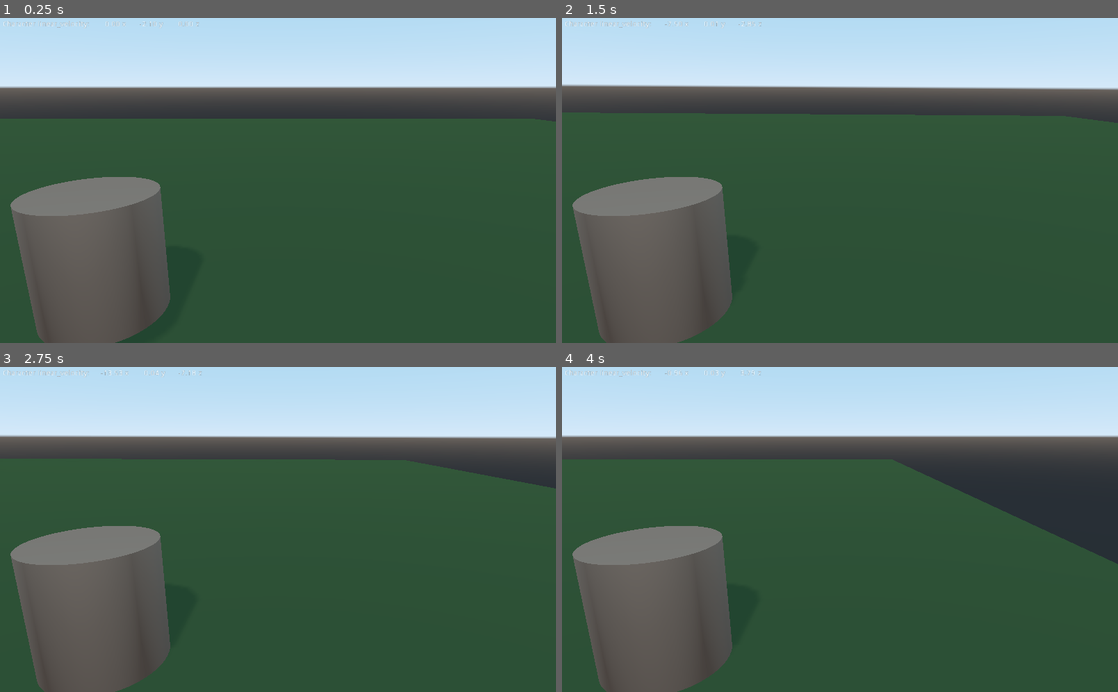
Above: before the commit, frames 1-4 (two rows, left to right).
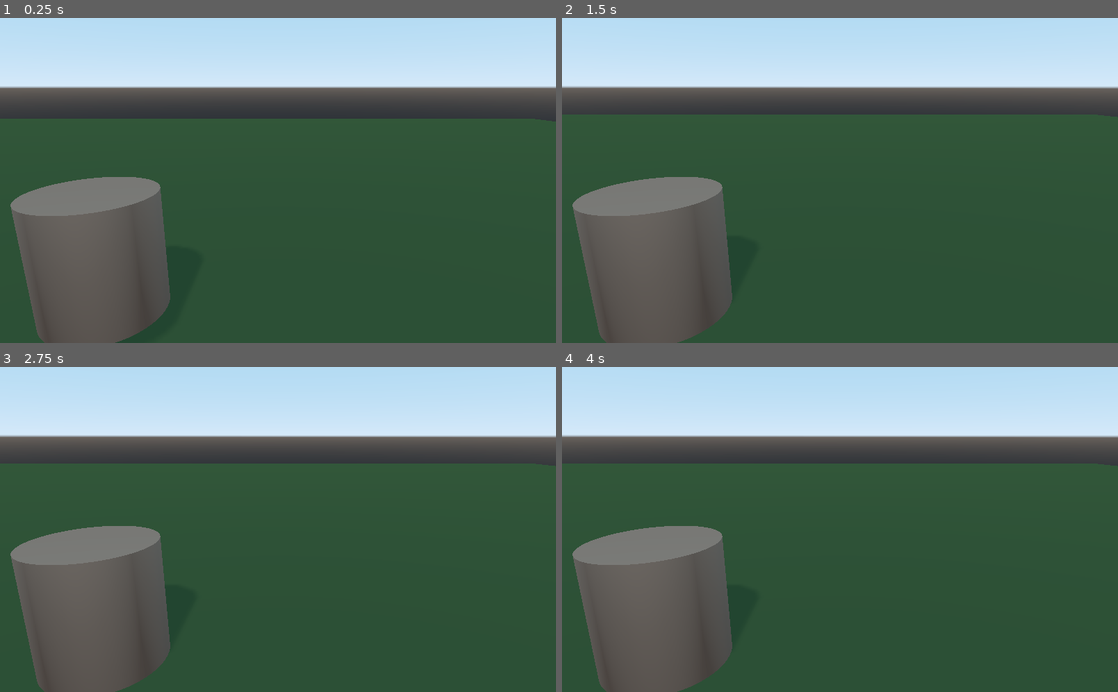
Above: after the commit, the same moments.

Repository: ToBaDi/TheLastofUs_PocketEdition
Game: Godot game, scene res://aban/tests/main_test_scene.tscn
The game is run twice, just before and just after one commit, with the same random seed, the same clock (stepped at 60 frames per second) and the same inputs. The project has no main scene, so this scene is started directly.
Inputs:
- Up to frame 1 (0.25 s): no input
- Up to frame 2 (1.5 s): hold H (WalkRight, bound only before the commit) 0.53-1.28 s; hold S (WalkBack, bound only before the commit) from 1.28 s (still down)
- Up to frame 3 (2.75 s): tap Enter at 2 s; release S (WalkBack, bound only before the commit) at 2.03 s; hold H (WalkRight, bound only before the commit) from 2.03 s (still down)
- Up to frame 4 (4 s): release H (WalkRight, bound only before the commit) at 2.78 s; hold D (WalkForward, bound only before the commit) 2.78-3.53 s; hold A (WalkLeft, bound only before the commit) from 3.53 s (still down)

The runs differ from the first frame. In frame 1, 0.1% of the frame differs, in the area x 0-36%, y 0-3%; in frame 2, 1.1%; in frame 3, 2.4%; in frame 4, 6.9%, in the area x 0-100%, y 0-61%.

Commit message:
some fixes

Diff:
--- a/Godot/Dev/Ellie.tscn
+++ b/Godot/Dev/Ellie.tscn
@@ -1,3 +1,444 @@
-[gd_scene format=2]
-
-[node name="Spatial" type="Spatial"]
+[gd_scene load_steps=48 format=2]
+
+[ext_resource path="res://Dev/Ellie_Teeth_D.png" type="Texture" id=1]
+[ext_resource path="res://Dev/Ellie_Teeth_N.png" type="Texture" id=2]
+[ext_resource path="res://Dev/thicc hair.tres" type="Material" id=3]
+[ext_resource path="res://Dev/shirt.tres" type="Material" id=4]
+[ext_resource path="res://Dev/thin hair.tres" type="Material" id=5]
+[ext_resource path="res://Dev/face.tres" type="Material" id=6]
+[ext_resource path="res://Dev/hands.tres" type="Material" id=7]
+[ext_resource path="res://Dev/shoes.tres" type="Material" id=8]
+[ext_resource path="res://Dev/ellie.escn" type="PackedScene" id=9]
+[ext_resource path="res://Dev/Ellie_Eyelash_S.png" type="Texture" id=10]
+[ext_resource path="res://Dev/Ellie_Eyelash_D-cut.png" type="Texture" id=11]
+[ext_resource path="res://Dev/Ellie_Eye_S.png" type="Texture" id=12]
+[ext_resource path="res://Dev/Ellie_Brow_D-cut.png" type="Texture" id=13]
+[ext_resource path="res://Dev/Ellie_Pants_N.png" type="Texture" id=14]
+[ext_resource path="res://Dev/Ellie_Pants_D.png" type="Texture" id=15]
+[ext_resource path="res://Dev/Ellie_Pants_M(Dirt).png" type="Texture" id=16]
+[ext_resource path="res://Dev/Ellie_Eye_D-re.png" type="Texture" id=17]
+[ext_resource path="res://Dev/Ellie_Pants_S.png" type="Texture" id=18]
+[ext_resource path="res://Dev/Ellie_Eye_N-re.png" type="Texture" id=19]
+[ext_resource path="res://Dev/Ellie_Eyelash_N.png" type="Texture" id=20]
+
+[sub_resource type="VisualShaderNodeColorFunc" id=1]
+
+[sub_resource type="VisualShader" id=2]
+code = "shader_type spatial;
+
+
+
+void vertex() {
+// Output:0
+
+}
+
+void fragment() {
+// ColorFunc:2
+	vec3 n_in2p0 = vec3(0.00000, 0.00000, 0.00000);
+	vec3 n_out2p0;
+	{
+		vec3 c = n_in2p0;
+		float max1 = max(c.r, c.g);
+		float max2 = max(max1, c.b);
+		float max3 = max(max1, max2);
+		n_out2p0 = vec3(max3, max3, max3);
+	}
+
+// Output:0
+	ALBEDO = n_out2p0;
+
+}
+
+void light() {
+// Output:0
+
+}
+"
+graph_offset = Vector2( -126.059, 71.52 )
+nodes/fragment/2/node = SubResource( 1 )
+nodes/fragment/2/position = Vector2( 60, 180 )
+nodes/fragment/connections = PoolIntArray( 2, 0, 0, 0 )
+
+[sub_resource type="ShaderMaterial" id=3]
+shader = SubResource( 2 )
+
+[sub_resource type="VisualShaderNodeTexture" id=4]
+texture = ExtResource( 1 )
+texture_type = 1
+
+[sub_resource type="VisualShaderNodeTexture" id=5]
+texture = ExtResource( 2 )
+texture_type = 2
+
+[sub_resource type="VisualShader" id=6]
+code = "shader_type spatial;
+uniform sampler2D tex_frg_2 : hint_albedo;
+uniform sampler2D tex_frg_3 : hint_normal;
+
+
+
+void vertex() {
+// Output:0
+
+}
+
+void fragment() {
+// Texture:2
+	vec4 tex_frg_2_read = texture(tex_frg_2, UV.xy);
+	vec3 n_out2p0 = tex_frg_2_read.rgb;
+	float n_out2p1 = tex_frg_2_read.a;
+
+// Texture:3
+	vec4 tex_frg_3_read = texture(tex_frg_3, UV.xy);
+	vec3 n_out3p0 = tex_frg_3_read.rgb;
+	float n_out3p1 = tex_frg_3_read.a;
+
+// Output:0
+	ALBEDO = n_out2p0;
+	NORMALMAP = n_out3p0;
+
+}
+
+void light() {
+// Output:0
+
+}
+"
+graph_offset = Vector2( -126.059, 221.52 )
+nodes/fragment/2/node = SubResource( 4 )
+nodes/fragment/2/position = Vector2( 120, 140 )
+nodes/fragment/3/node = SubResource( 5 )
+nodes/fragment/3/position = Vector2( 120, 440 )
+nodes/fragment/connections = PoolIntArray( 2, 0, 0, 0, 3, 0, 0, 8 )
+
+[sub_resource type="ShaderMaterial" id=7]
+shader = SubResource( 6 )
+
+[sub_resource type="VisualShaderNodeTexture" id=8]
+texture = ExtResource( 15 )
+texture_type = 1
+
+[sub_resource type="VisualShaderNodeTexture" id=9]
+texture = ExtResource( 16 )
+
+[sub_resource type="VisualShaderNodeTexture" id=10]
+texture = ExtResource( 14 )
+texture_type = 2
+
+[sub_resource type="VisualShaderNodeTexture" id=11]
+texture = ExtResource( 18 )
+
+[sub_resource type="VisualShader" id=12]
+code = "shader_type spatial;
+uniform sampler2D tex_frg_2 : hint_albedo;
+uniform sampler2D tex_frg_3;
+uniform sampler2D tex_frg_5;
+uniform sampler2D tex_frg_4 : hint_normal;
+
+
+
+void vertex() {
+// Output:0
+
+}
+
+void fragment() {
+// Texture:2
+	vec4 tex_frg_2_read = texture(tex_frg_2, UV.xy);
+	vec3 n_out2p0 = tex_frg_2_read.rgb;
+	float n_out2p1 = tex_frg_2_read.a;
+
+// Texture:3
+	vec4 tex_frg_3_read = texture(tex_frg_3, UV.xy);
+	vec3 n_out3p0 = tex_frg_3_read.rgb;
+	float n_out3p1 = tex_frg_3_read.a;
+
+// Texture:5
+	vec4 tex_frg_5_read = texture(tex_frg_5, UV.xy);
+	vec3 n_out5p0 = tex_frg_5_read.rgb;
+	float n_out5p1 = tex_frg_5_read.a;
+
+// Texture:4
+	vec4 tex_frg_4_read = texture(tex_frg_4, UV.xy);
+	vec3 n_out4p0 = tex_frg_4_read.rgb;
+	float n_out4p1 = tex_frg_4_read.a;
+
+// Output:0
+	ALBEDO = n_out2p0;
+	METALLIC = dot(n_out3p0, vec3(0.333333, 0.333333, 0.333333));
+	SPECULAR = dot(n_out5p0, vec3(0.333333, 0.333333, 0.333333));
+	NORMALMAP = n_out4p0;
+
+}
+
+void light() {
+// Output:0
+
+}
+"
+graph_offset = Vector2( -126.059, 146.52 )
+nodes/fragment/2/node = SubResource( 8 )
+nodes/fragment/2/position = Vector2( 120, 80 )
+nodes/fragment/3/node = SubResource( 9 )
+nodes/fragment/3/position = Vector2( -0.0589066, 312.52 )
+nodes/fragment/4/node = SubResource( 10 )
+nodes/fragment/4/position = Vector2( 40, 600 )
+nodes/fragment/5/node = SubResource( 11 )
+nodes/fragment/5/position = Vector2( -140, 80 )
+nodes/fragment/connections = PoolIntArray( 2, 0, 0, 0, 3, 0, 0, 2, 4, 0, 0, 8, 5, 0, 0, 4 )
+
+[sub_resource type="ShaderMaterial" id=13]
+shader = SubResource( 12 )
+
+[sub_resource type="VisualShaderNodeTexture" id=14]
+texture = ExtResource( 17 )
+texture_type = 1
+
+[sub_resource type="VisualShaderNodeTexture" id=15]
+texture = ExtResource( 19 )
+texture_type = 2
+
+[sub_resource type="VisualShaderNodeTexture" id=16]
+texture = ExtResource( 12 )
+
+[sub_resource type="VisualShader" id=17]
+code = "shader_type spatial;
+uniform sampler2D tex_frg_2 : hint_albedo;
+uniform sampler2D tex_frg_4;
+uniform sampler2D tex_frg_3 : hint_normal;
+
+
+
+void vertex() {
+// Output:0
+
+}
+
+void fragment() {
+// Texture:2
+	vec4 tex_frg_2_read = texture(tex_frg_2, UV.xy);
+	vec3 n_out2p0 = tex_frg_2_read.rgb;
+	float n_out2p1 = tex_frg_2_read.a;
+
+// Texture:4
+	vec4 tex_frg_4_read = texture(tex_frg_4, UV.xy);
+	vec3 n_out4p0 = tex_frg_4_read.rgb;
+	float n_out4p1 = tex_frg_4_read.a;
+
+// Texture:3
+	vec4 tex_frg_3_read = texture(tex_frg_3, UV.xy);
+	vec3 n_out3p0 = tex_frg_3_read.rgb;
+	float n_out3p1 = tex_frg_3_read.a;
+
+// Output:0
+	ALBEDO = n_out2p0;
+	SPECULAR = dot(n_out4p0, vec3(0.333333, 0.333333, 0.333333));
+	NORMALMAP = n_out3p0;
+
+}
+
+void light() {
+// Output:0
+
+}
+"
+graph_offset = Vector2( -235.325, -3.47998 )
+nodes/fragment/2/node = SubResource( 14 )
+nodes/fragment/2/position = Vector2( 128.675, 79.52 )
+nodes/fragment/3/node = SubResource( 15 )
+nodes/fragment/3/position = Vector2( 140, 560 )
+nodes/fragment/4/node = SubResource( 16 )
+nodes/fragment/4/position = Vector2( 140, 320 )
+nodes/fragment/connections = PoolIntArray( 3, 0, 0, 8, 4, 0, 0, 4, 2, 0, 0, 0 )
+
+[sub_resource type="ShaderMaterial" id=18]
+shader = SubResource( 17 )
+
+[sub_resource type="VisualShaderNodeTexture" id=19]
+texture = ExtResource( 11 )
+texture_type = 1
+
+[sub_resource type="VisualShaderNodeTexture" id=20]
+texture = ExtResource( 10 )
+
+[sub_resource type="VisualShaderNodeTexture" id=21]
+texture = ExtResource( 20 )
+texture_type = 2
+
+[sub_resource type="VisualShader" id=22]
+code = "shader_type spatial;
+uniform sampler2D tex_frg_2 : hint_albedo;
+uniform sampler2D tex_frg_3;
+uniform sampler2D tex_frg_4 : hint_normal;
+
+
+
+void vertex() {
+// Output:0
+
+}
+
+void fragment() {
+// Texture:2
+	vec4 tex_frg_2_read = texture(tex_frg_2, UV.xy);
+	vec3 n_out2p0 = tex_frg_2_read.rgb;
+	float n_out2p1 = tex_frg_2_read.a;
+
+// Texture:3
+	vec4 tex_frg_3_read = texture(tex_frg_3, UV.xy);
+	vec3 n_out3p0 = tex_frg_3_read.rgb;
+	float n_out3p1 = tex_frg_3_read.a;
+
+// Texture:4
+	vec4 tex_frg_4_read = texture(tex_frg_4, UV.xy);
+	vec3 n_out4p0 = tex_frg_4_read.rgb;
+	float n_out4p1 = tex_frg_4_read.a;
+
+// Output:0
+	ALBEDO = n_out2p0;
+	ALPHA = n_out2p1;
+	SPECULAR = dot(n_out3p0, vec3(0.333333, 0.333333, 0.333333));
+	NORMALMAP = n_out4p0;
+
+}
+
+void light() {
+// Output:0
+
+}
+"
+graph_offset = Vector2( -235.325, 296.52 )
+nodes/fragment/2/node = SubResource( 19 )
+nodes/fragment/2/position = Vector2( 100, 40 )
+nodes/fragment/3/node = SubResource( 20 )
+nodes/fragment/3/position = Vector2( 100, 280 )
+nodes/fragment/4/node = SubResource( 21 )
+nodes/fragment/4/position = Vector2( 100, 520 )
+nodes/fragment/connections = PoolIntArray( 2, 0, 0, 0, 2, 1, 0, 1, 3, 0, 0, 4, 4, 0, 0, 8 )
+
+[sub_resource type="ShaderMaterial" id=23]
+shader = SubResource( 22 )
+
+[sub_resource type="VisualShaderNodeTexture" id=24]
+texture = ExtResource( 13 )
+texture_type = 1
+
+[sub_resource type="VisualShader" id=25]
+code = "shader_type spatial;
+uniform sampler2D tex_frg_2 : hint_albedo;
+
+
+
+void vertex() {
+// Output:0
+
+}
+
+void fragment() {
+// Texture:2
+	vec4 tex_frg_2_read = texture(tex_frg_2, UV.xy);
+	vec3 n_out2p0 = tex_frg_2_read.rgb;
+	float n_out2p1 = tex_frg_2_read.a;
+
+// Output:0
+	ALBEDO = n_out2p0;
+	ALPHA = n_out2p1;
+
+}
+
+void light() {
+// Output:0
+
+}
+"
+graph_offset = Vector2( -351.476, -3.47998 )
+nodes/fragment/2/node = SubResource( 24 )
+nodes/fragment/2/position = Vector2( 100, 60 )
+nodes/fragment/connections = PoolIntArray( 2, 0, 0, 0, 2, 1, 0, 1 )
+
+[sub_resource type="ShaderMaterial" id=26]
+shader = SubResource( 25 )
+
+[sub_resource type="Environment" id=27]
+background_mode = 1
+background_color = Color( 0.26, 0.26, 0.26, 1 )
+
+[node name="ellie" instance=ExtResource( 9 )]
+
+[node name="submesh_0" parent="Ellie" index="0"]
+material/0 = ExtResource( 4 )
+
+[node name="submesh_0003" parent="Ellie" index="1"]
+transform = Transform( 99.9995, -0.312282, 0.0874983, -0.087028, 0.151245, 99.9998, -0.312414, -99.9994, 0.150973, 0, 1.88738e-15, 1.14076e-25 )
+material/0 = ExtResource( 5 )
+
+[node name="submesh_0004" parent="Ellie" index="2"]
+material/0 = SubResource( 3 )
+
+[node name="submesh_0006" parent="Ellie" index="3"]
+material/0 = ExtResource( 5 )
+
+[node name="submesh_1" parent="Ellie" index="4"]
+material/0 = ExtResource( 4 )
+
+[node name="submesh_1004" parent="Ellie" index="6"]
+material/0 = ExtResource( 3 )
+
+[node name="submesh_1005" parent="Ellie" index="7"]
+material/0 = ExtResource( 3 )
+
+[node name="submesh_10" parent="Ellie" index="8"]
+material/0 = SubResource( 7 )
+
+[node name="submesh_2" parent="Ellie" index="9"]
+material/0 = SubResource( 13 )
+
+[node name="submesh_2002" parent="Ellie" index="10"]
+material/0 = ExtResource( 5 )
+
+[node name="submesh_2004" parent="Ellie" index="12"]
+transform = Transform( 100, 0, 0, 0, -1.62921e-05, 100, 0, -100, -1.62921e-05, 0, 1.88738e-15, 2.52435e-29 )
+
+[node name="submesh_3" parent="Ellie" index="13"]
+material/0 = ExtResource( 8 )
+
+[node name="submesh_3004" parent="Ellie" index="16"]
+material/0 = ExtResource( 3 )
+
+[node name="submesh_4" parent="Ellie" index="17"]
+material/0 = ExtResource( 8 )
+
+[node name="submesh_4001" parent="Ellie" index="18"]
+material/0 = ExtResource( 3 )
+
+[node name="submesh_4002" parent="Ellie" index="19"]
+material/0 = ExtResource( 6 )
+
+[node name="submesh_5" parent="Ellie" index="20"]
+material/0 = ExtResource( 7 )
+
+[node name="submesh_5001" parent="Ellie" index="21"]
+material/0 = ExtResource( 3 )
+
+[node name="submesh_5002" parent="Ellie" index="22"]
+material/0 = ExtResource( 6 )
+
+[node name="submesh_6" parent="Ellie" index="23"]
+material/0 = ExtResource( 7 )
+
+[node name="submesh_6001" parent="Ellie" index="24"]
+material/0 = SubResource( 18 )
+
+[node name="submesh_7001" parent="Ellie" index="25"]
+material/0 = SubResource( 23 )
+
+[node name="submesh_8001" parent="Ellie" index="26"]
+material/0 = SubResource( 26 )
+
+[node name="Sun" parent="." index="1"]
+transform = Transform( 0.709685, -0.126144, -0.693134, 0.444847, 0.843144, 0.302026, 0.546313, -0.522682, 0.654481, -1.02335, 0, 0 )
+
+[node name="Camera" parent="." index="2"]
+transform = Transform( 0.920781, -0.0547007, 0.386226, 1.02001e-06, 0.990119, 0.140227, -0.39008, -0.129118, 0.911683, 0.578404, 1.59431, 1.4081 )
+environment = SubResource( 27 )
--- a/Godot/Dev/thicc hair.tres
+++ b/Godot/Dev/thicc hair.tres
@@ -68,7 +68,7 @@
 
 }
 "
-graph_offset = Vector2( -126.059, 296.52 )
+graph_offset = Vector2( -351.476, -3.47998 )
 nodes/fragment/2/node = SubResource( 1 )
 nodes/fragment/2/position = Vector2( 120, 60 )
 nodes/fragment/3/node = SubResource( 2 )
--- a/Godot/Dev/thin hair.tres
+++ b/Godot/Dev/thin hair.tres
@@ -68,7 +68,7 @@
 
 }
 "
-graph_offset = Vector2( -126.059, 71.52 )
+graph_offset = Vector2( -126.059, 296.52 )
 nodes/fragment/2/node = SubResource( 1 )
 nodes/fragment/2/position = Vector2( 140, 20 )
 nodes/fragment/3/node = SubResource( 2 )
--- a/Godot/project.godot
+++ b/Godot/project.godot
@@ -17,10 +17,6 @@
 
 config/name="The Last of Us: Pocket Edition"
 config/icon="res://icon.png"
-
-[autoload]
-
-DebugPanel="*res://aban/debug_panel/debug_panel.tscn"
 
 [input]
 
@@ -42,23 +38,19 @@
 }
 WalkForward={
 "deadzone": 0.5,
-"events": [ Object(InputEventKey,"resource_local_to_scene":false,"resource_name":"","device":0,"alt":false,"shift":false,"control":false,"meta":false,"command":false,"pressed":false,"scancode":68,"unicode":0,"echo":false,"script":null)
- ]
+"events": [  ]
 }
 WalkLeft={
 "deadzone": 0.5,
-"events": [ Object(InputEventKey,"resource_local_to_scene":false,"resource_name":"","device":0,"alt":false,"shift":false,"control":false,"meta":false,"command":false,"pressed":false,"scancode":65,"unicode":0,"echo":false,"script":null)
- ]
+"events": [  ]
 }
 WalkBack={
 "deadzone": 0.5,
-"events": [ Object(InputEventKey,"resource_local_to_scene":false,"resource_name":"","device":0,"alt":false,"shift":false,"control":false,"meta":false,"command":false,"pressed":false,"scancode":83,"unicode":0,"echo":false,"script":null)
- ]
+"events": [  ]
 }
 WalkRight={
 "deadzone": 0.5,
-"events": [ Object(InputEventKey,"resource_local_to_scene":false,"resource_name":"","device":0,"alt":false,"shift":false,"control":false,"meta":false,"command":false,"pressed":false,"scancode":72,"unicode":0,"echo":false,"script":null)
- ]
+"events": [  ]
 }
 Run={
 "deadzone": 0.5,
